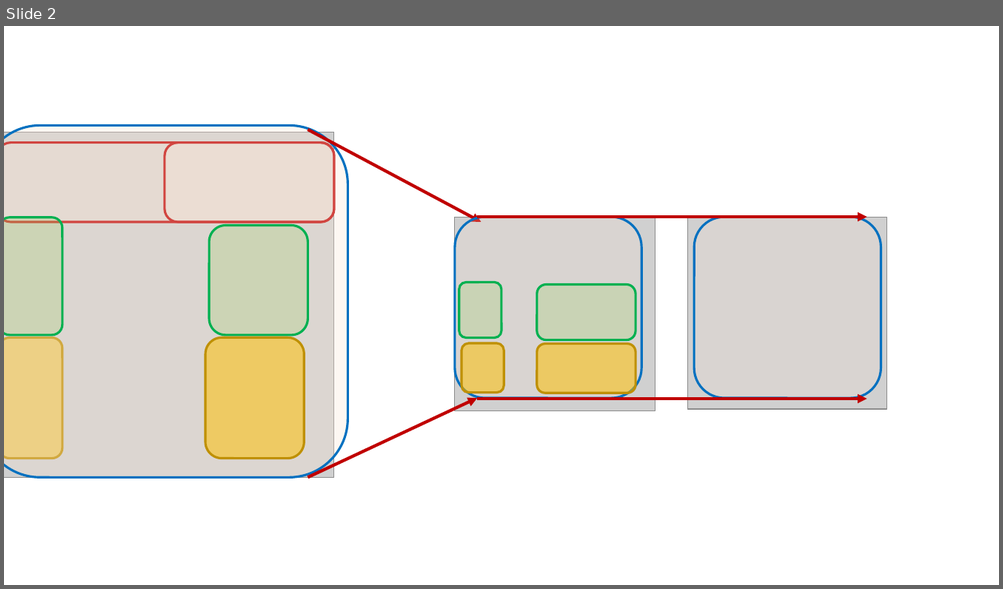
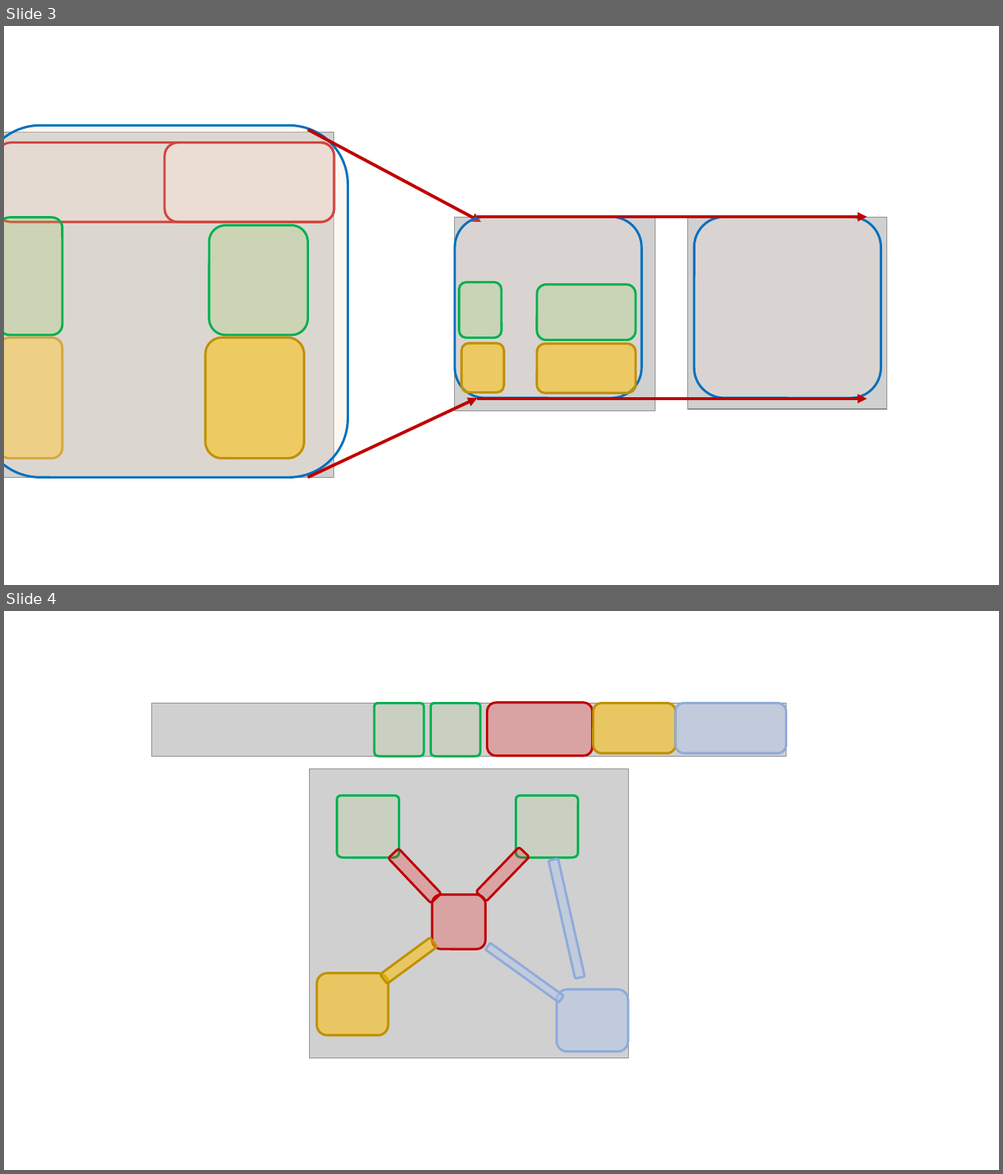
Before and after one commit to fartaha/ml-advanced-probabilistic-methods, a slide deck: images/ex.pptx. Shown one above the other, each under a label of ours: slide 2 before the commit, slides 3 and 4 after it. The pictures are 1003x589 and 1003x1174 pixels, drawn with LibreOffice and Linux fonts; fonts in the diff are those of the drawing; grey boxes stand for pictures. Boxes give left, top, right and bottom in pixels: in the first picture for what was removed or moved away, otherwise in the second. Text is boxed around its words. In the diff, an @@ line names an element or a change of style, - is before the commit and + after.

```diff
--- a/images/ex.pptx
+++ b/images/ex.pptx
@@ slide 4 added at bbox=[4, 611, 999, 1170], background #FFFFFF @@
@@ picture added at bbox=[152, 703, 786, 757] @@
@@ freeform shape added at bbox=[374, 703, 424, 757], fill #92D050 at 10% opacity, outline #00B050 2.25 pt @@
@@ freeform shape added at bbox=[430, 703, 480, 757], fill #92D050 at 10% opacity, outline #00B050 2.25 pt @@
@@ rounded rectangle added at bbox=[486, 703, 592, 756], fill #FF0000 at 21% opacity, outline #C00000 2.25 pt @@
@@ rounded rectangle added at bbox=[593, 703, 675, 753], fill #FFC000 at 52% opacity, outline #BF9000 2.25 pt @@
@@ rounded rectangle added at bbox=[675, 703, 785, 753], fill #B4C7E7 at 52% opacity, outline #8FAADC 2.25 pt @@
@@ picture added at bbox=[309, 769, 628, 1058] @@
@@ freeform shape added at bbox=[337, 795, 398, 857], fill #92D050 at 10% opacity, outline #00B050 2.25 pt @@
@@ freeform shape added at bbox=[516, 795, 578, 857], fill #92D050 at 10% opacity, outline #00B050 2.25 pt @@
@@ rounded rectangle added at bbox=[388, 849, 441, 903], fill #FF0000 at 21% opacity, outline #C00000 2.25 pt @@
@@ rounded rectangle added at bbox=[476, 848, 529, 902], fill #FF0000 at 21% opacity, outline #C00000 2.25 pt @@
@@ rounded rectangle added at bbox=[548, 859, 584, 980], fill #B4C7E7 at 52% opacity, outline #8FAADC 2.25 pt @@
@@ rounded rectangle added at bbox=[432, 894, 485, 949], fill #FF0000 at 21% opacity, outline #C00000 2.25 pt @@
@@ rounded rectangle added at bbox=[380, 938, 436, 984], fill #FFC000 at 52% opacity, outline #BF9000 2.25 pt @@
@@ rounded rectangle added at bbox=[485, 943, 563, 1003], fill #B4C7E7 at 52% opacity, outline #8FAADC 2.25 pt @@
@@ rounded rectangle added at bbox=[316, 974, 388, 1036], fill #FFC000 at 52% opacity, outline #BF9000 2.25 pt @@
@@ rounded rectangle added at bbox=[557, 991, 628, 1052], fill #B4C7E7 at 52% opacity, outline #8FAADC 2.25 pt @@
@@ what was slide 2 is now slide 3 @@
```
Also in this commit, not shown: 2 other slides added, 7 other files.
